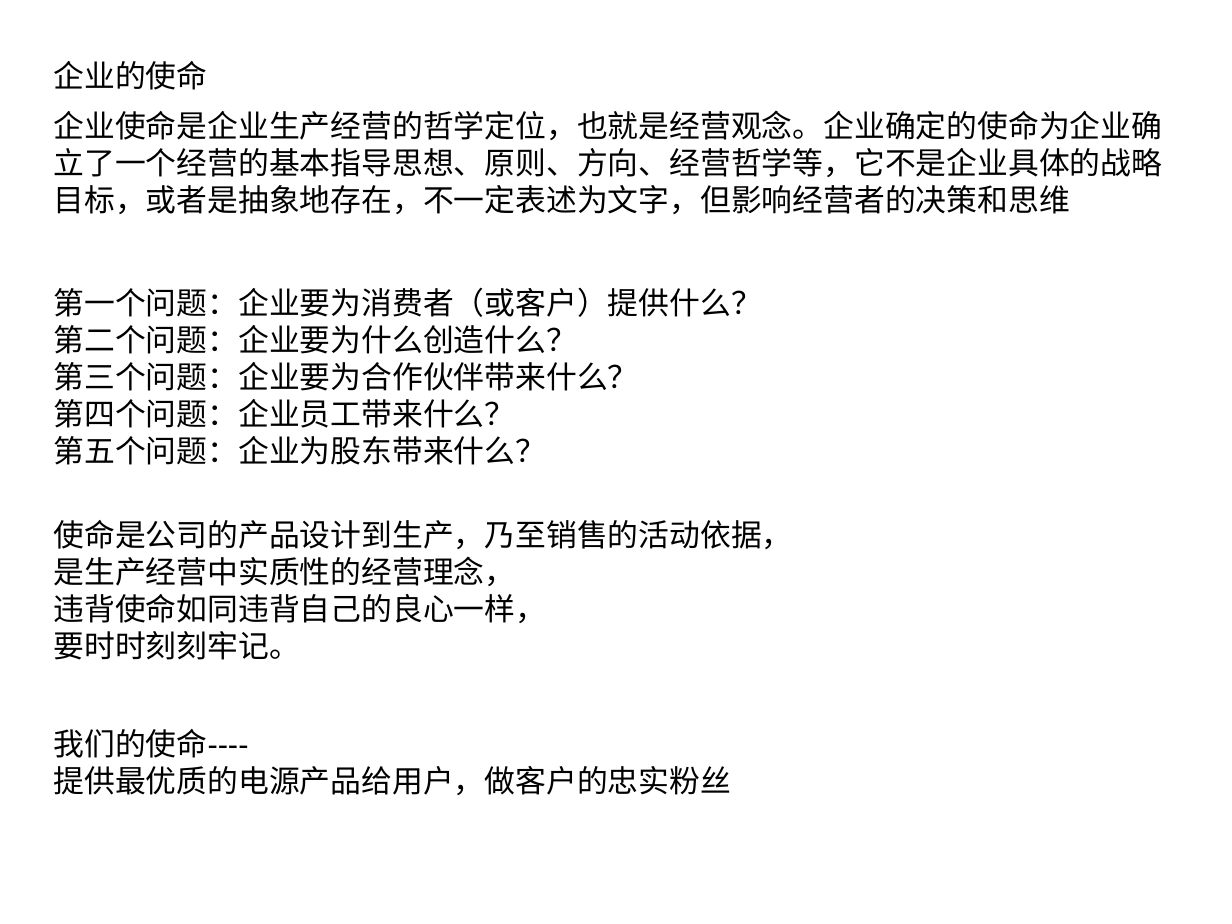
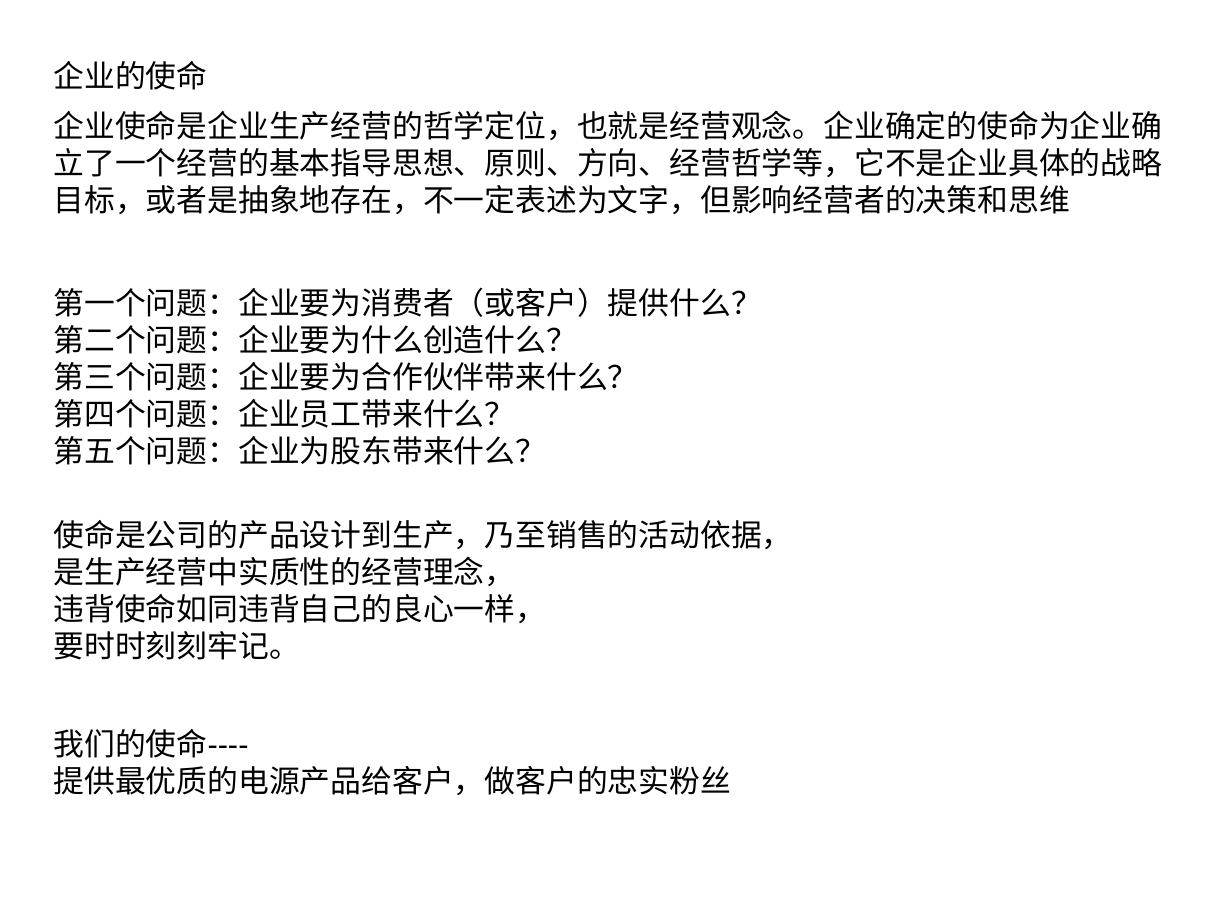
Before and after one commit to windycore/CompanyMaterial-, a slide deck: slide 4 of 打造企业文化.ppt (slide 3 before the commit). Drawn at 1232x924 pixels with LibreOffice and Linux fonts; fonts in the diff are those of the drawing. Boxes give left, top, right and bottom in pixels: in the first picture for what was removed or moved away, otherwise in the second. Text is boxed around its words. In the diff, an @@ line names an element or a change of style, - is before the commit and + after.

```diff
--- a/打造企业文化.ppt
+++ b/打造企业文化.ppt
@@ text at [54, 766, 732, 795]: text changed @@
-提供最优质的电源产品给用户，做客户的忠实粉丝
+提供最优质的电源产品给客户，做客户的忠实粉丝
```
Also in this commit, not shown: 1 other slide changed, 1 slide added, 5 other files.
